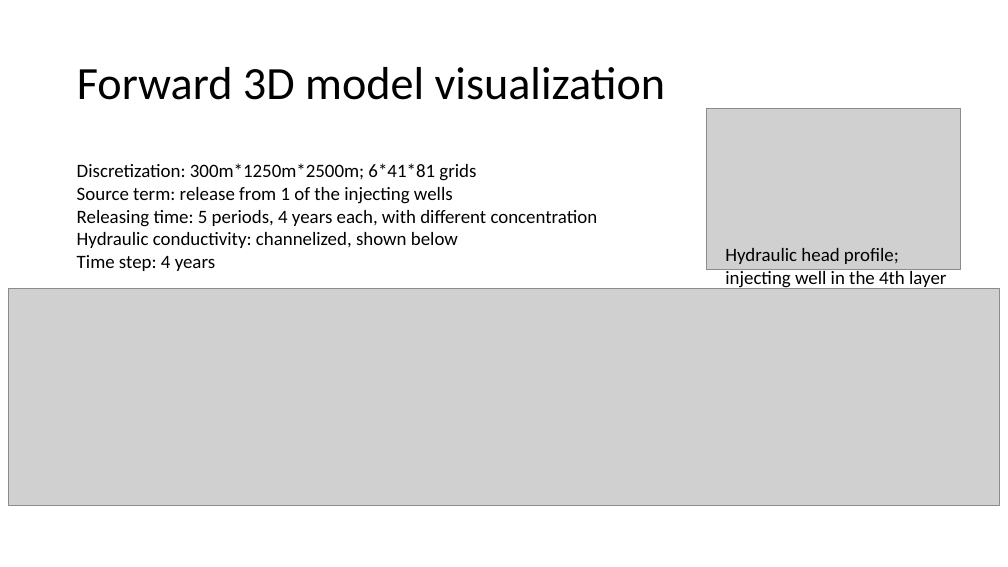
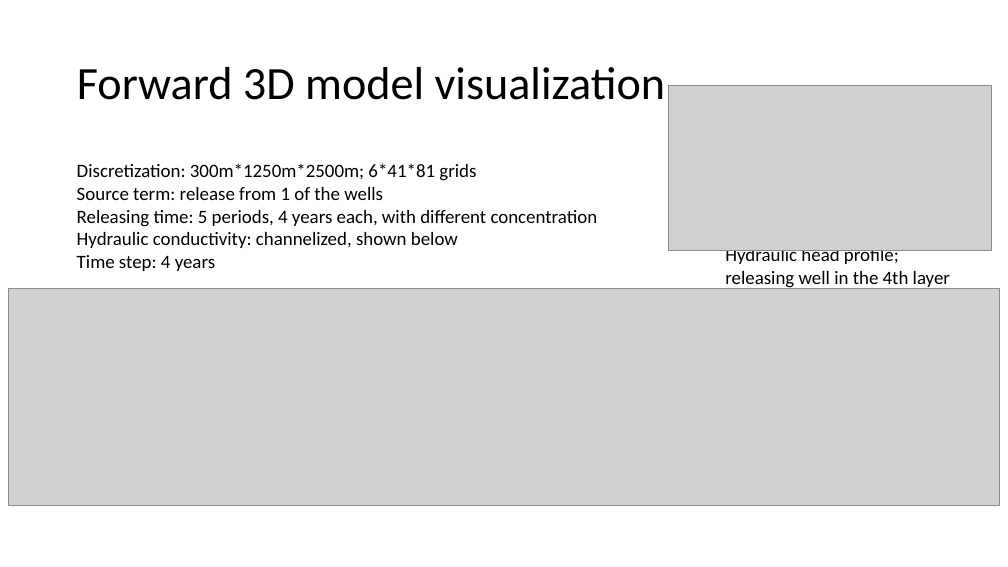
Before and after one commit to ZitongZhou/react_inverse, a slide deck: slide 4 of bayesian.pptx. Drawn at 1008x567 pixels with LibreOffice and Linux fonts; fonts in the diff are those of the drawing; grey boxes stand for pictures. Boxes give left, top, right and bottom in pixels: in the first picture for what was removed or moved away, otherwise in the second. Text is boxed around its words. In the diff, an @@ line names an element or a change of style, - is before the commit and + after.

Commit message:
updated some plots, changed the release(-1) to be in 4th layer again,

```diff
--- a/bayesian.pptx
+++ b/bayesian.pptx
@@ picture: place and size @@
-picture at (706,109,960,270)
+picture at (668,85,991,250)
@@ text at (77,187,383,200): text changed @@
-Source term: release from 1 of the injecting wells
+Source term: release from 1 of the wells
@@ text at (725,250,950,289): text changed @@
-Hydraulic head profile; injecting well in the 4th layer
+Hydraulic head profile; releasing well in the 4th layer
```
Also in this commit, not shown: 7 other files.
